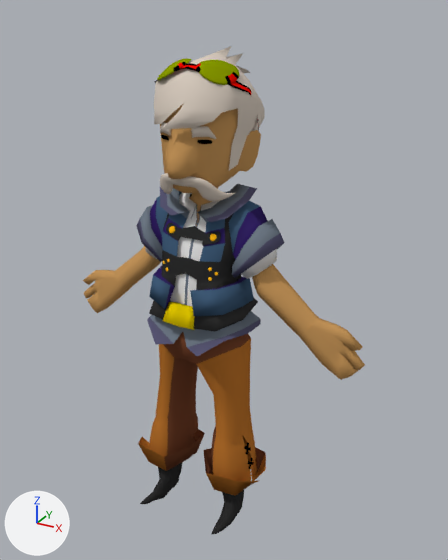
What one commit did to the Blender file Assets/Models/NPCS/Custer.blend.
Before and after are seen from a 50 mm camera at (7.25, -11.84, 6.36) aimed at (0.26, 0.87, 0.01). Arrows for +X, +Y and +Z are at lower left; the lights stay in place.
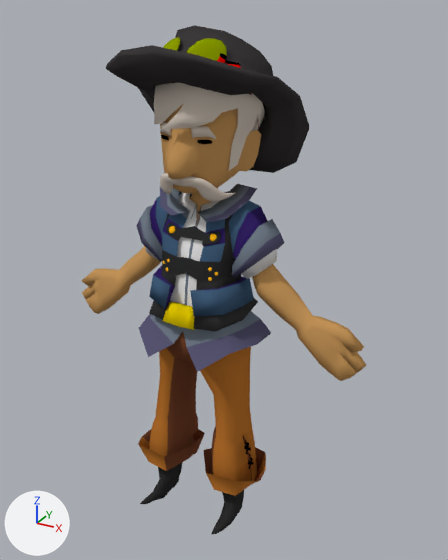
Location of each change, [x1, y1, x2, y2] in pixels of the pictures (448 x 560 px; the box of a moved part takes in the faces that stretch with it):
'Sphere', reshaped (8% shorter)
    before: [83, 46, 365, 534]
    after: [82, 83, 366, 534]
'Sphere.001', added (black)
    after: [105, 25, 309, 173]
    faces in mat_hat_001 (black #3f3c3d): [105, 25, 309, 173]
    faces in mat_anniegoggles (yellow #889900): [163, 37, 227, 61]
part 1 of me_sphere, deleted (yellow)
    before: [196, 60, 239, 85]
part 2 of me_sphere, deleted
    before: [157, 58, 192, 81]
part 3 of me_sphere, deleted
    before: [154, 63, 259, 131]
part 4 of me_sphere, moved or reshaped (not visible afterwards)
    before: [189, 46, 250, 79]
part 5 of me_sphere, moved or reshaped
    before: [147, 192, 261, 481]
    after: [139, 192, 271, 481]

The change, as a diff of the scene's bpy script:
```diff
--- a/Assets/Models/NPCS/Custer.blend.py
+++ b/Assets/Models/NPCS/Custer.blend.py
@@ me_sphere @@
 # used by ob_sphere; location = (0.0, 0.51, 3.94); rotation_euler = (-0.47, 0.0, 0.0), in degrees (-27, 0, 0); scale = (1.25, 1.45, 1.45)
 # verts and faces of me_sphere; kept vertices keep their numbers, new ones are numbered from 2468
-me_sphere.from_pydata(...)  # 2468 vertices, 2273 faces; spans x -3.33..3.33, y -0.92..3.2, z -6.83..1.21
+me_sphere.from_pydata(...)  # 1860 vertices, 1665 faces; spans x -3.36..3.35, y -0.92..3.2, z -6.83..1.07
+# me_sphere part 1: the loose piece of 254 vertices spanning x 0.1..0.74, y -0.86..-0.33, z 0.36..0.84 is deleted
+# me_sphere part 2: the loose piece of 254 vertices spanning x -0.76..-0.11, y -0.86..-0.33, z 0.36..0.84 is deleted
+# me_sphere part 3: the loose piece of 100 vertices spanning x -0.94..0.99, y -0.88..0.55, z -0.39..0.64 is deleted
+# me_sphere part 4
+verts[0] = (0.27, 0.36, 0.71)  # moved
+verts[30] = (-0.27, 0.36, 0.71)  # moved
+verts[4] = (0.38, 0.0, 0.79)  # moved
+verts[34] = (-0.38, 0.0, 0.79)  # moved
+verts[8] = (0.27, -0.17, 0.82)  # moved
+verts[38] = (-0.27, -0.17, 0.82)  # moved
+verts[13] = (0.34, 0.19, 0.75)  # moved
+verts[47] = (-0.34, 0.19, 0.75)  # moved
+verts[25] = (0.0, 0.47, 0.69)  # moved
+verts[29] = (0.0, 0.01, 0.86)  # moved
+verts[42] = (0.0, -0.28, 0.84)  # moved
+verts[370] = (0.41, 0.16, 0.99)  # moved
+verts[371] = (0.23, 0.05, 1.07)  # moved
+verts[372] = (-0.02, 0.62, 0.85)  # moved
+verts[373] = (0.52, 0.33, 0.74)  # moved
+verts[374] = (0.33, 0.56, 0.81)  # moved
+verts[376] = (0.33, -0.09, 0.81)  # moved
+verts[380] = (0.14, -0.33, 0.81)  # moved
+# me_sphere part 5
+# 268 faces are deleted
+# 9 vertices move from x -1.09..1.09, y 0.64..2.09, z -3.61..-2.92 to x -1.29..1.28, y 0.62..2.33, z -3.85..-3.03
+# 51 new faces join them, mat_hobbesshirtprimary (white #e7e7e7), smooth
+# 8 new faces join them, mat_hobbesshirtshade (dark blue #595774), smooth
+# 64 new faces join them, mat_hobbespantsshade (brown #75452e), smooth
+# 109 new faces join them, mat_hobbespants (orange #b6702d), smooth
+# 38 new faces join them, mat_hobbesshirt2 (blue #707b88), smooth
+# 1 new face joins them, mat_hobbesstitches (black #000000)
+# 2 new faces join them, mat_hobbesshoes (black #2e2e2e)
 me_sphere.materials.append(mat_hobbeshair)
-me_sphere.materials.append(mat_hat)  # black #3f3c3d
-me_sphere.materials.append(mat_goggle_strap)  # black #000000
-me_sphere.materials.append(mat_anniegoggles)  # yellow #889900
-me_sphere.materials.append(mat_gogglestrap1)  # red #e70b00
 me_sphere.materials.append(mat_shobbeskin)
@@ ob_sphere_001 @@
+ob_sphere_001 = bpy.data.objects.new('Sphere.001', me_sphere_004)  # 914 vertices, 902 faces; spans x -2.0..1.92, y -1.48..1.32, z -1.34..1.01; in mat_hat (black #3f3c3d), mat_goggle_strap (black #000000), mat_anniegoggles (yellow #889900), mat_gogglestrap1 (red #e70b00), mat_hat_001 (black #3f3c3d), mat_hat2_001 (grey #707070)
+ob_sphere_001.location = (-0.06, 0.7, 4.52)
+ob_sphere_001.rotation_euler = (-0.0487, 0.0, 0.0)  # degrees (-2.8, 0, 0)
+ob_sphere_001.scale = (1.12, 1.45, 1.45)
```
